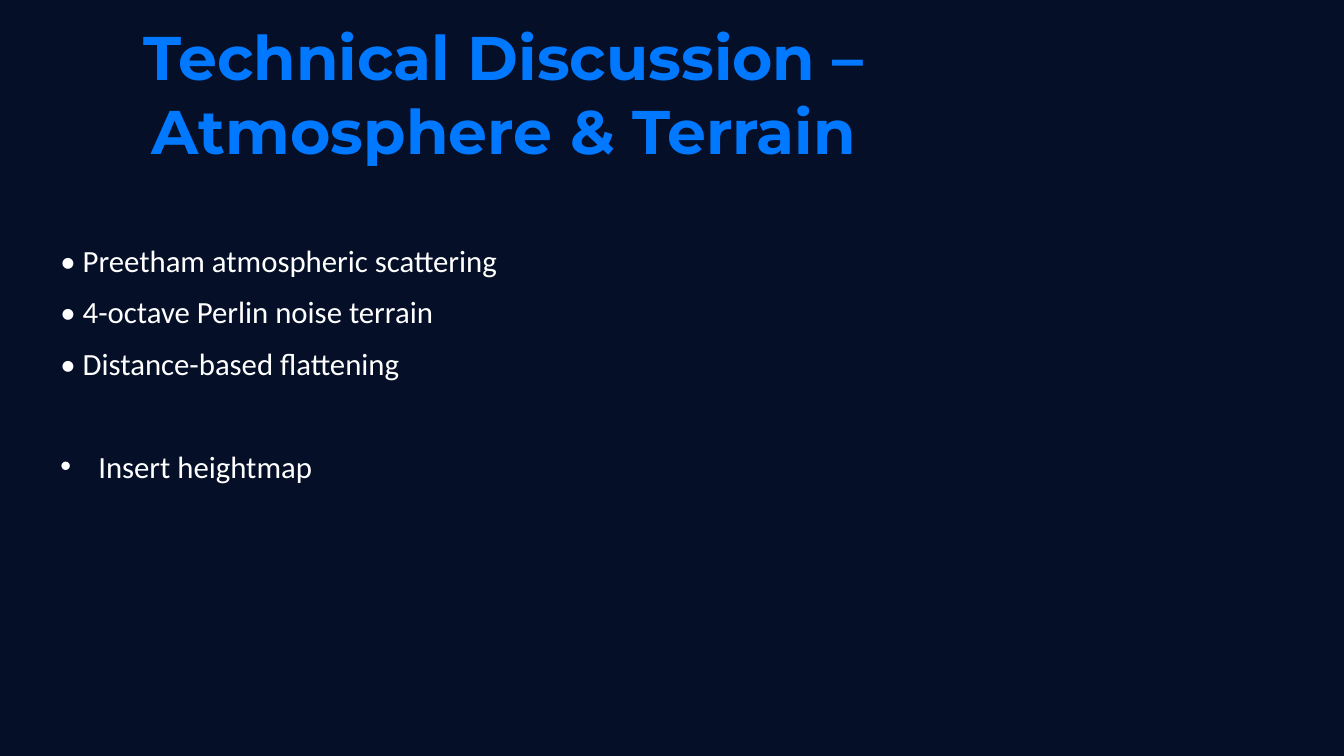
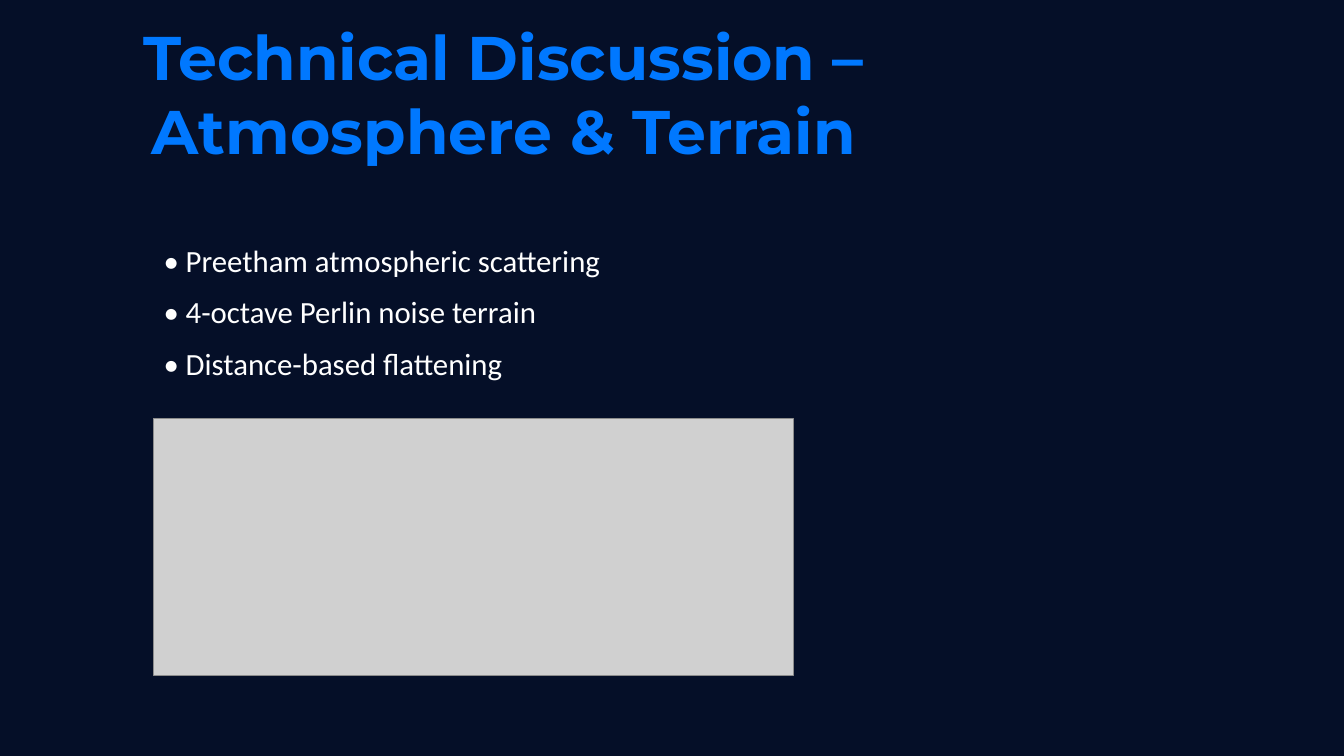
Before and after one commit to Morphex-Mo/COMP4422-Computer-Graphics-Proj, a slide deck: slide 13 of Star_Collector_Presentation_Perfect_16pages.pptx. Drawn at 1344x756 pixels with LibreOffice and Linux fonts; fonts in the diff are those of the drawing; grey boxes stand for pictures. Boxes give left, top, right and bottom in pixels: in the first picture for what was removed or moved away, otherwise in the second. Text is boxed around its words. In the diff, an @@ line names an element or a change of style, - is before the commit and + after.

```diff
--- a/Star_Collector_Presentation_Perfect_16pages.pptx
+++ b/Star_Collector_Presentation_Perfect_16pages.pptx
@@ text "• Preetham atmospheric scattering": place and size @@
-text "• Preetham atmospheric scattering" at [83,250,497,484]
+text "• Preetham atmospheric scattering" at [186,250,600,381]
@@ picture added at [153,418,793,676] @@
@@ text at [98,456,312,484]: paragraph removed @@
-• Insert heightmap
```
Also in this commit, not shown: 13 other slides changed, 1 other file.
